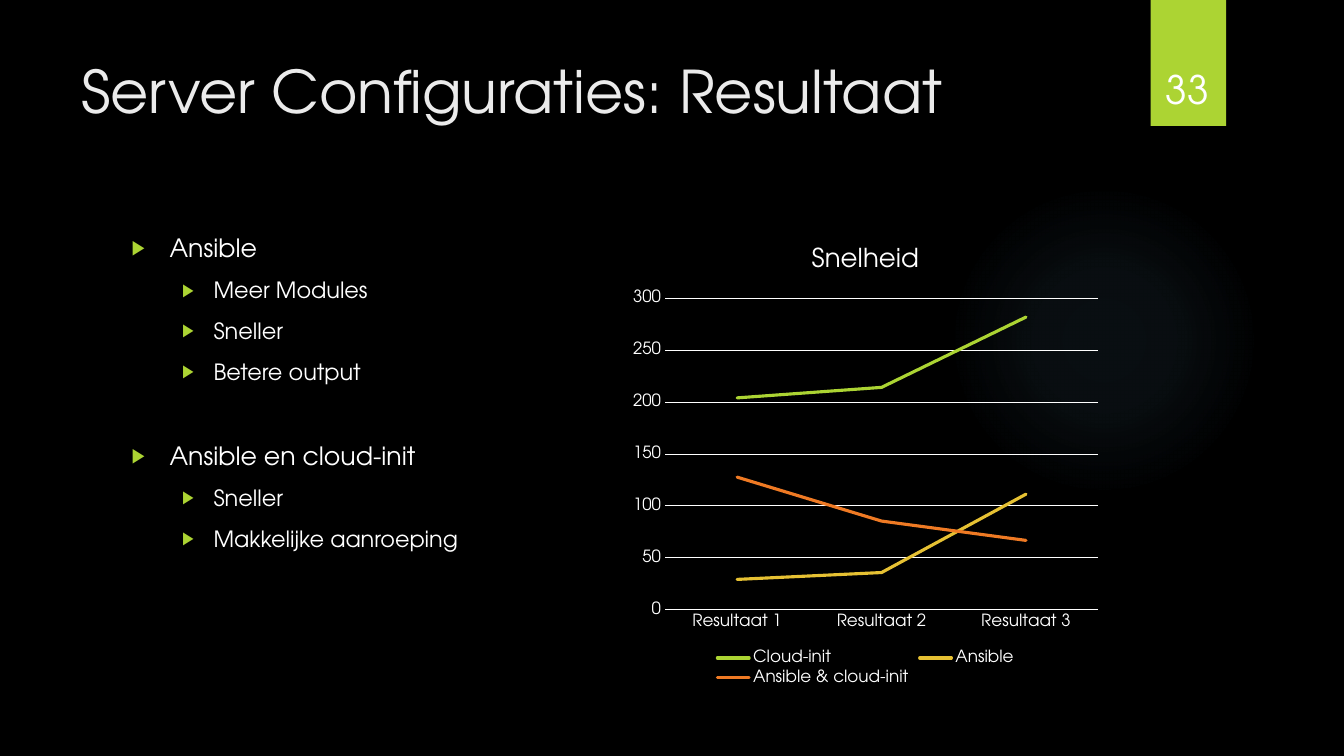
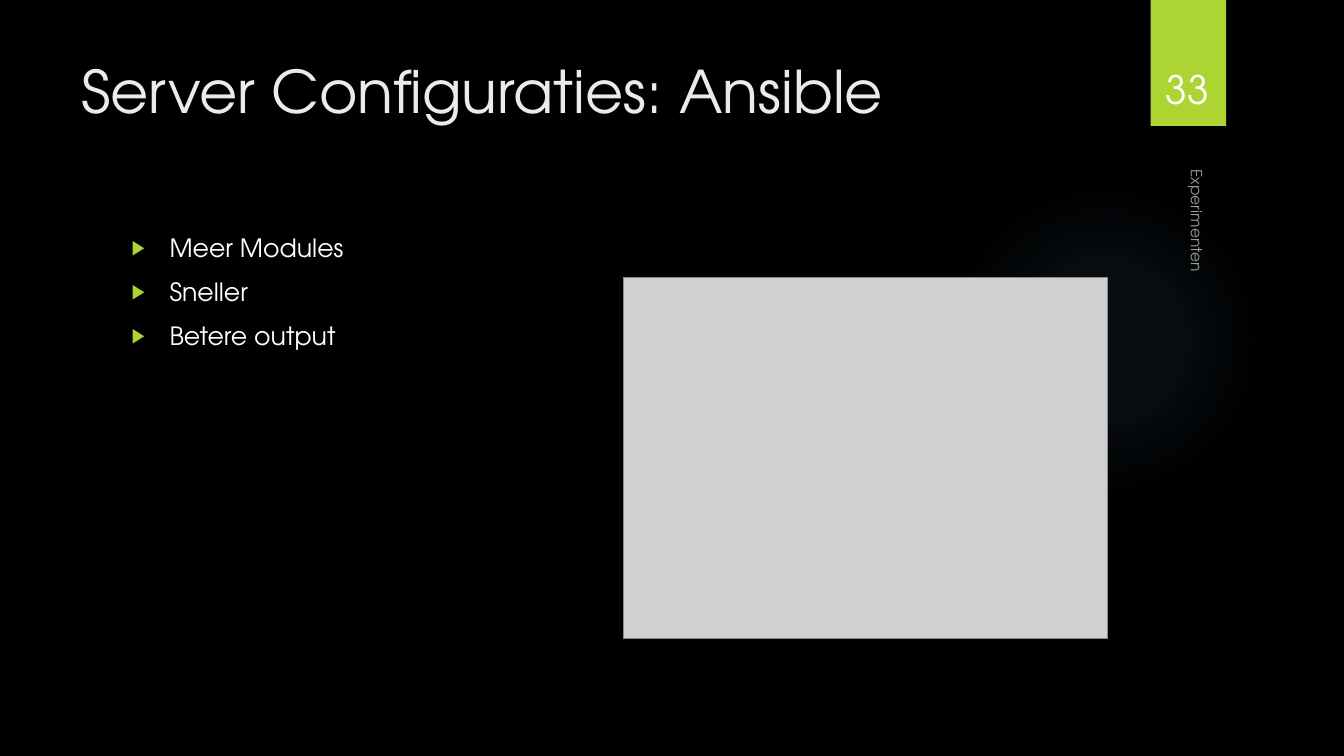
Before and after one commit to MaartenDeS/bachelorproef, a slide deck: slide 33 of presentatie/presentatie.pptx. Drawn at 1344x756 pixels with LibreOffice and Linux fonts; fonts in the diff are those of the drawing; grey boxes stand for pictures; background and template pictures are left out. Boxes give left, top, right and bottom in pixels: in the first picture for what was removed or moved away, otherwise in the second. Text is boxed around its words. In the diff, an @@ line names an element or a change of style, - is before the commit and + after.

```diff
--- a/presentatie/presentatie.pptx
+++ b/presentatie/presentatie.pptx
@@ title at [81, 68, 883, 126]: text changed @@
-Server Configuraties: Resultaat
+Server Configuraties: Ansible
@@ text added at [1183, 180, 1209, 269], 11 pt, text #FFFFFF at 60% opacity @@
+Experimenten
@@ text "Meer Modules" at [170, 238, 343, 350]: size 16 to 18 pt; list level 2 to 1 in "Meer Modules"; list level 2 to 1 in "Sneller"; list level 2 to 1 in "Betere output" @@
@@ text at [170, 238, 257, 258]: paragraph removed @@
-▶ Ansible
@@ line chart removed at [623, 227, 1108, 690] @@
-title "Snelheid "
-categories: Resultaat 1, Resultaat 2, Resultaat 3
-Cloud-init: 204, 214, 282
-Ansible: 29, 36, 111
-Ansible & cloud-init: 128, 85, 67
@@ picture added at [623, 278, 1108, 639] @@
@@ text at [170, 446, 458, 552]: paragraphs removed @@
-▶ Ansible en cloud-init
-  ▶ Sneller
-  ▶ Makkelijke aanroeping
```
Also in this commit, not shown: 25 other slides changed, 12 slides added, 1 slide removed.
